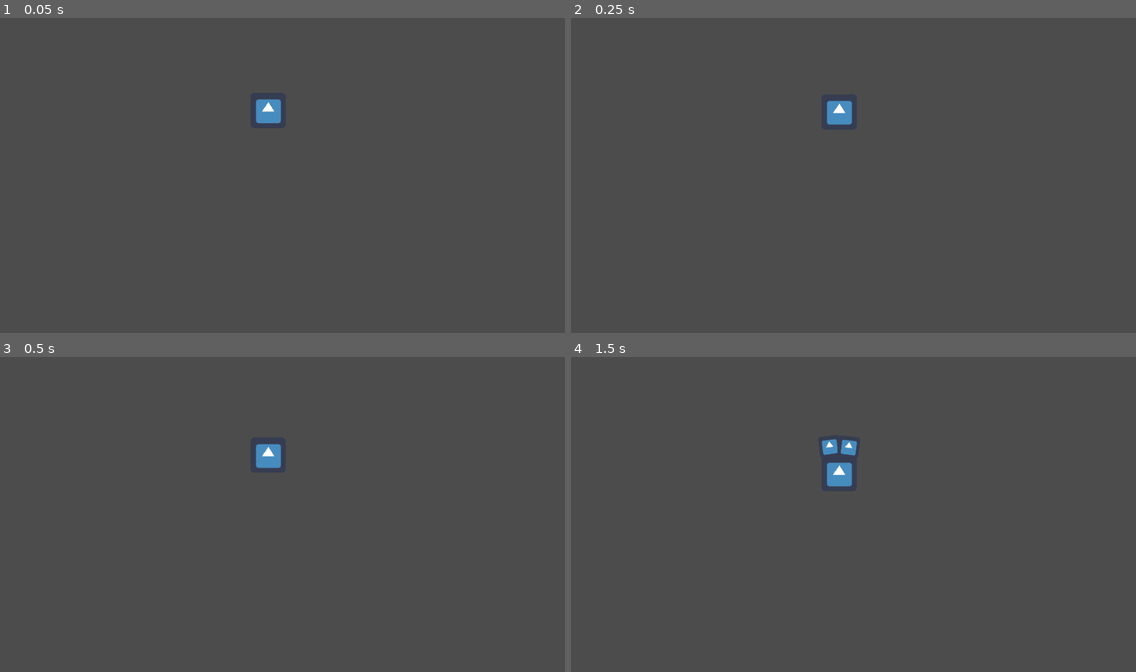
Above: before the commit, frames 1-4 (two rows, left to right).
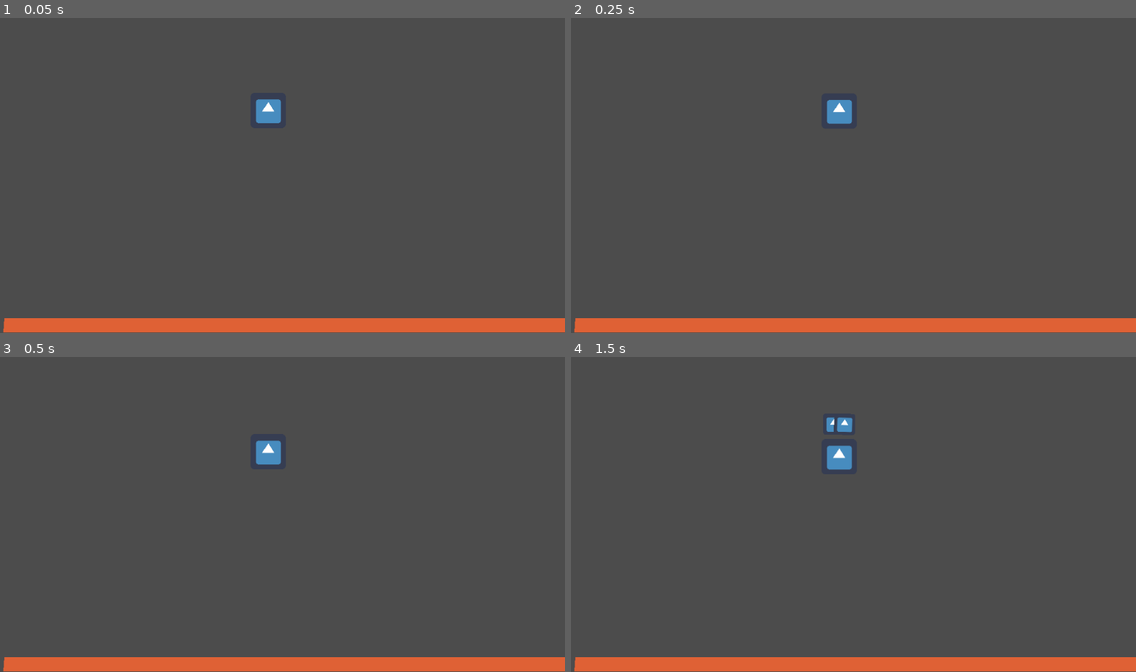
Above: after the commit, the same moments.

Repository: swift456/mars-lander
Game: Godot game, scene res://Main.tscn
Two runs of this game, one before a commit and one after it. Both use one fixed random seed, a clock stepped at 60 frames per second and the inputs below. The project has no main scene, so this scene is started directly. The engine's default icon, where the game draws it, is replaced by a stand-in: a white triangle on a blue panel in a dark square.
Inputs:
- Up to frame 1 (0.05 s): no input
- Up to frame 2 (0.25 s): no input
- Up to frame 3 (0.5 s): no input
- Up to frame 4 (1.5 s): tap Space (parachute) at 0.6, 1.35 s

The runs differ from the first frame. In frame 1, 4.5% of the frame differs, in the area x 0-100%, y 95-100%; in frame 2, 4.5%; in frame 3, 4.6%; in frame 4, 5.2%, in the area x 0-100%, y 19-100%.

Commit message:
Work pertaining to #14

Diff:
--- a/Prototyping/LandingTest/Lander.gd
+++ b/Prototyping/LandingTest/Lander.gd
@@ -1,23 +1,31 @@
 extends RigidBody2D
 
 const parachute = preload("res://Parachute.tscn")
+#
+#
+#
+#
+## Called when the node enters the scene tree for the first time.
+#
+#
+func _process(delta):
 
+	var debug_velocity = get_linear_velocity()
+	if Input.is_action_just_released("parachute"):
+		var drag = 0.001
+		var parachute_deployed = true
+		var instance = parachute.instance()
 
-
-# Called when the node enters the scene tree for the first time.
-
-
-func _process(delta):
-	if Input.is_action_just_pressed("parachute"):
-		var instance = parachute.instance()
 		add_child(instance)
-		instance.position = Vector2($ParachuteSpawn.position.x,$ParachuteSpawn.position.y)
-
-
+		instance.position = Vector2($ParachuteSpawn.position.x,$ParachuteSpawn.position.y + -10)
 		var pinjoint = PinJoint2D.new()
 		pinjoint.set("node_b", self.get_path())
 		pinjoint.set("node_a", instance.get_path())
-
-
 		add_child(pinjoint)
 		pinjoint.global_transform.origin = (instance.global_transform.origin - self.global_transform.origin / 2)
+
+		while parachute_deployed && drag <= 5:
+			instance.set_mass(drag)
+			drag += 0.1 * delta
+			print((debug_velocity),(drag),(parachute_deployed))
+	print(debug_velocity)
--- /dev/null
+++ b/Prototyping/LandingTest/LanderKinematic.gd
@@ -0,0 +1,16 @@
+extends KinematicBody
+
+
+# Declare member variables here. Examples:
+# var a = 2
+# var b = "text"
+
+
+# Called when the node enters the scene tree for the first time.
+func _ready():
+	pass # Replace with function body.
+
+
+# Called every frame. 'delta' is the elapsed time since the previous frame.
+#func _process(delta):
+#	pass
--- /dev/null
+++ b/Prototyping/LandingTest/LanderKinematic.tscn
@@ -0,0 +1,6 @@
+[gd_scene load_steps=2 format=2]
+
+[ext_resource path="res://LanderKinematic.gd" type="Script" id=1]
+
+[node name="LanderKinematic" type="KinematicBody"]
+script = ExtResource( 1 )
--- a/Prototyping/LandingTest/Main.gd
+++ b/Prototyping/LandingTest/Main.gd
@@ -1,13 +1,15 @@
 extends Node2D
 
 const parachute = preload("res://Parachute.tscn")
-
+var parachute_deployed = false
 
 
 # Called when the node enters the scene tree for the first time.
 
 
 func _process(delta):
+
+
 	if Input.is_action_just_pressed("parachute"):
 		var instance = parachute.instance()
 		add_child(instance)
--- a/Prototyping/LandingTest/Main.tscn
+++ b/Prototyping/LandingTest/Main.tscn
@@ -1,5 +1,6 @@
-[gd_scene load_steps=2 format=2]
+[gd_scene load_steps=3 format=2]
 
+[ext_resource path="res://Surface.tscn" type="PackedScene" id=1]
 [ext_resource path="res://Lander.tscn" type="PackedScene" id=2]
 
 [node name="Main" type="Node2D"]
@@ -8,3 +9,6 @@
 [node name="Lander" parent="." instance=ExtResource( 2 )]
 
 [node name="StartPosition" type="Node2D" parent="."]
+
+[node name="Surface" parent="." instance=ExtResource( 1 )]
+position = Vector2( 32, 387 )
--- /dev/null
+++ b/Prototyping/LandingTest/Parachute.gd
@@ -0,0 +1,11 @@
+extends RigidBody2D
+
+
+# Declare member variables here. Examples:
+# var a = 2
+# var b = "text"
+
+
+# Called every frame. 'delta' is the elapsed time since the previous frame.
+#func _process(delta):
+#	pass
--- a/Prototyping/LandingTest/Parachute.tscn
+++ b/Prototyping/LandingTest/Parachute.tscn
@@ -6,7 +6,8 @@
 extents = Vector2( 18.5, 19 )
 
 [node name="Parachute" type="RigidBody2D"]
-gravity_scale = -0.1
+mass = 0.027027
+gravity_scale = 0.0
 __meta__ = {
 "_edit_group_": true
 }
--- /dev/null
+++ b/Prototyping/LandingTest/Surface.tscn
@@ -0,0 +1,19 @@
+[gd_scene load_steps=2 format=2]
+
+[sub_resource type="RectangleShape2D" id=1]
+extents = Vector2( 512, 13 )
+
+[node name="StaticBody2D" type="StaticBody2D"]
+position = Vector2( 512, 584 )
+__meta__ = {
+"_edit_group_": true
+}
+
+[node name="Polygon2D" type="Polygon2D" parent="."]
+position = Vector2( 1, 0 )
+color = Color( 0.87451, 0.380392, 0.207843, 1 )
+polygon = PoolVector2Array( -511, -10, 511, -10, 512, 16, -513, 16 )
+
+[node name="CollisionShape2D" type="CollisionShape2D" parent="."]
+position = Vector2( 1, 3 )
+shape = SubResource( 1 )
--- a/Prototyping/LandingTest/project.godot
+++ b/Prototyping/LandingTest/project.godot
@@ -28,7 +28,8 @@
 [physics]
 
 common/enable_pause_aware_picking=true
-2d/default_linear_damp=0.8
+2d/default_gravity=37
+2d/default_linear_damp=0.3
 
 [rendering]
 
